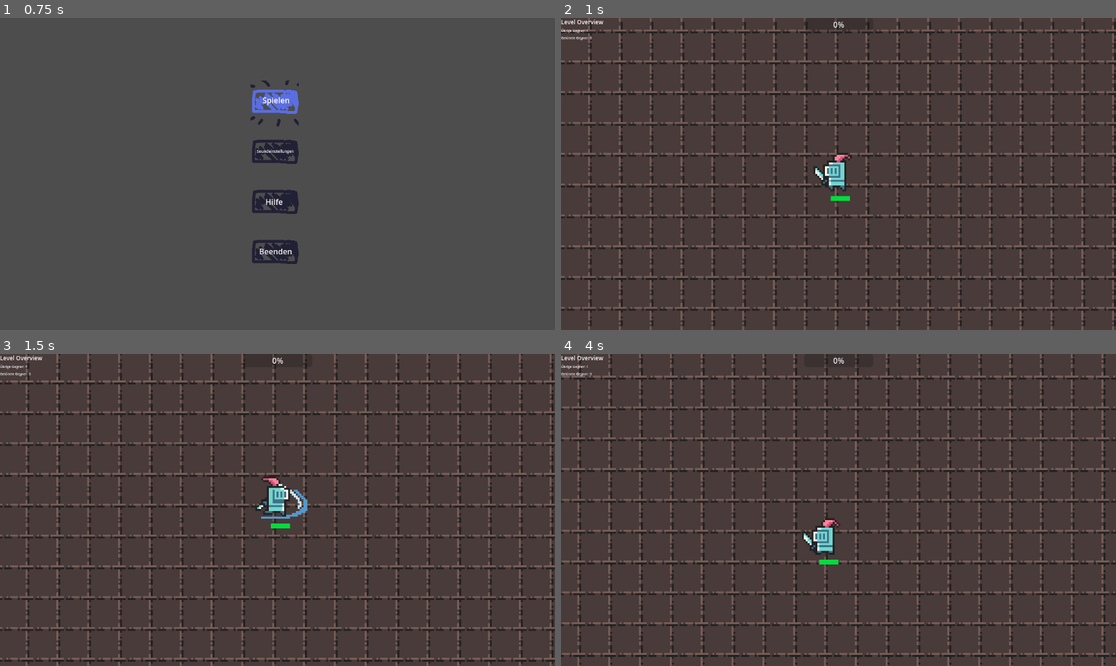
Above: before the commit, frames 1-4 (two rows, left to right).
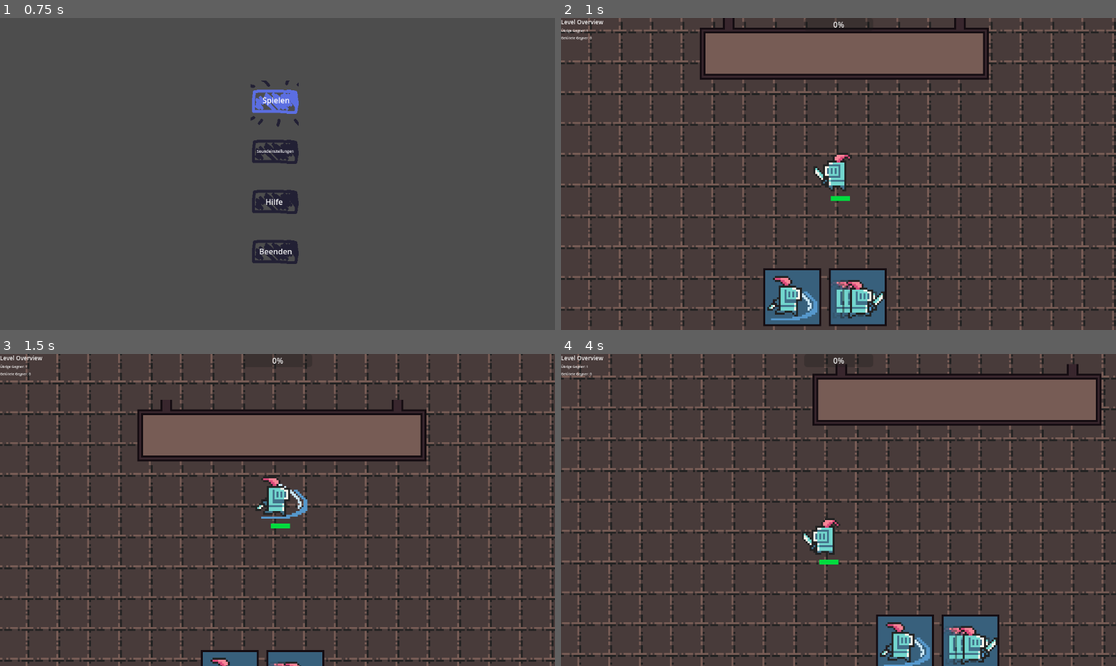
Above: after the commit, the same moments.

Repository: Lukas74m/gae_ca2
Game: Godot game, scene res://scenes/mainMenu/Main_Menu.tscn
Same seed, same stepped clock (60 frames per second), same inputs: the game is played once before the commit and once after it.
Inputs (mouse positions are in pixels of both pictures, inside the frame that each line leads up to):
- Up to frame 1 (0.75 s): click "Spielen" at 0.5 s
- Up to frame 2 (1 s): no input
- Up to frame 3 (1.5 s): move the mouse to (399, 494) at 1.27 s; hold Q (attack) from 1.28 s (still down)
- Up to frame 4 (4 s): move the mouse to (727, 525) at 2.02 s; release Q (attack) at 2.03 s; tap E (dash) at 2.1, 3.6 s; move the mouse to (894, 441) at 2.77 s; hold Q (attack) 2.78-3.53 s; move the mouse to (810, 572) at 3.52 s

Frame 1 is identical in both runs. In frame 2, 11% of the frame differs, in the area x 25-78%, y 0-99%; in frame 3, 8.7%; in frame 4, 11%.

Commit message:
Grafik von Rewards, Icons in der Skillleiste, und Taskleiste

Diff:
--- a/gae-ca2/scenes/game/Game.tscn
+++ b/gae-ca2/scenes/game/Game.tscn
@@ -9,6 +9,9 @@
 [ext_resource type="PackedScene" uid="uid://co8ulpd1qg5vg" path="res://scenes/manager/ProgressManger.tscn" id="5_lyhax"]
 [ext_resource type="PackedScene" uid="uid://vcvbrmlgyiai" path="res://scenes/shop/Shop.tscn" id="8_wnrko"]
 [ext_resource type="PackedScene" uid="uid://byi3e8vfwfdhg" path="res://scenes/components/TaskDisplay.tscn" id="9_qf6a8"]
+[ext_resource type="Texture2D" uid="uid://c8bhnr4kql7j4" path="res://assets/skillleiste/Attack_Icon.png" id="10_56wml"]
+[ext_resource type="Texture2D" uid="uid://kpi0a6nk4ai" path="res://assets/skillleiste/Dash_Icon.png" id="11_aptqa"]
+[ext_resource type="Texture2D" uid="uid://c06vngo44emjn" path="res://assets/to_do_Leiste/Test_To-Do_Tasks.png" id="12_gynul"]
 
 [sub_resource type="TileSetAtlasSource" id="TileSetAtlasSource_gg4pt"]
 texture = ExtResource("2_wnrko")
@@ -411,5 +414,17 @@
 grow_horizontal = 1
 grow_vertical = 1
 
+[node name="AttackIcon" type="Sprite2D" parent="."]
+position = Vector2(-73, 103)
+texture = ExtResource("10_56wml")
+
+[node name="DashIcon" type="Sprite2D" parent="."]
+position = Vector2(-39, 103)
+texture = ExtResource("11_aptqa")
+
+[node name="TestTo-doTasks" type="Sprite2D" parent="."]
+position = Vector2(-45, -10)
+texture = ExtResource("12_gynul")
+
 [connection signal="timeout" from="Gametimer" to="." method="_on_gametimer_timeout"]
 [connection signal="player_death" from="Player" to="." method="_on_player_player_death"]
Binary file added: gae-ca2/assets/rewards/Rewards.png
Not shown, added: gae-ca2/assets/rewards/Rewards.png.import
Binary file added: gae-ca2/assets/rewards/Rewards_Animation.png
Not shown, added: gae-ca2/assets/rewards/Rewards_Animation.png.import
Binary file added: gae-ca2/assets/skillleiste/Attack_Icon.png
Not shown, added: gae-ca2/assets/skillleiste/Attack_Icon.png.import
Binary file added: gae-ca2/assets/skillleiste/Attack_Icon_On_Cooldown.png
Not shown, added: gae-ca2/assets/skillleiste/Attack_Icon_On_Cooldown.png.import
Binary file added: gae-ca2/assets/skillleiste/Dash_Icon.aseprite
Binary file added: gae-ca2/assets/skillleiste/Dash_Icon.png
Not shown, added: gae-ca2/assets/skillleiste/Dash_Icon.png.import
Binary file added: gae-ca2/assets/skillleiste/Dash_Icon_On_Cooldown.png
(and 8 more such lines)
